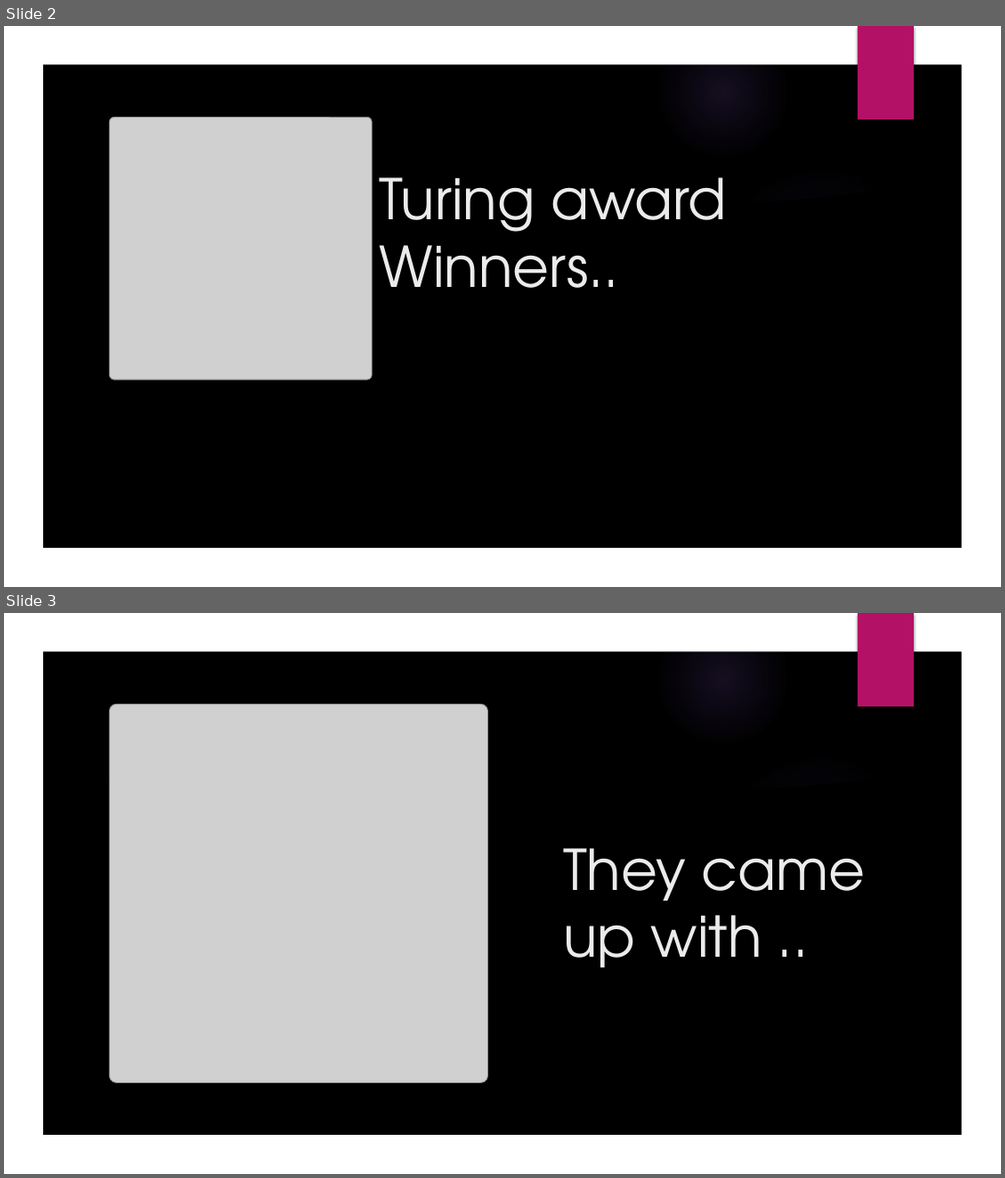
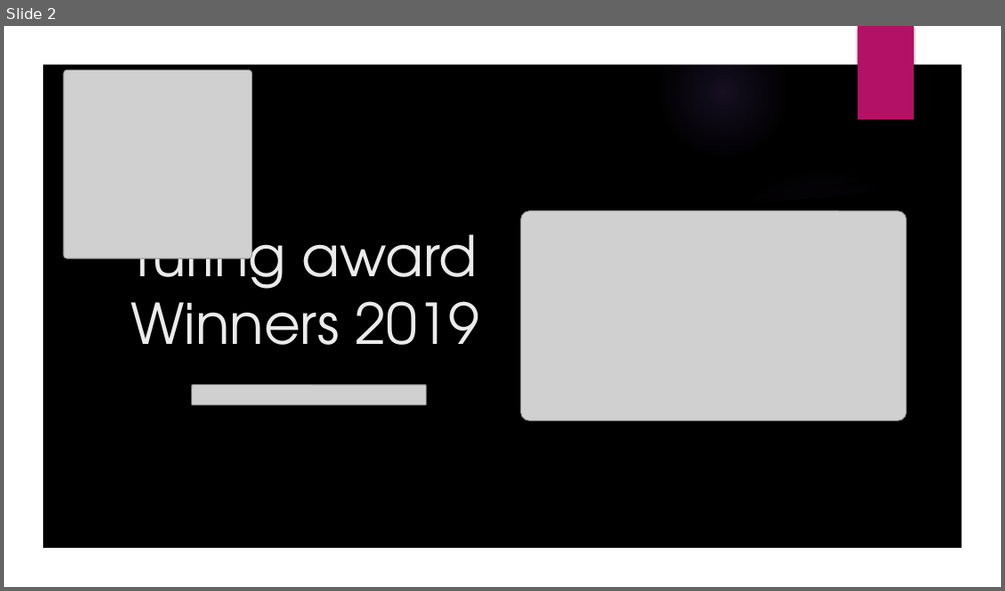
Before and after one commit to GallagherStephen/ResearchMethodsPresentation, a slide deck: Research Methods in Computing Presentation.pptx. Shown one above the other, each under a label of ours: slides 2 and 3 before the commit, slide 2 after it. The pictures are 1005x1178 and 1005x591 pixels, drawn with LibreOffice and Linux fonts; fonts in the diff are those of the drawing; grey boxes stand for pictures; background and template pictures are left out. Boxes give left, top, right and bottom in pixels: in the first picture for what was removed or moved away, otherwise in the second. Text is boxed around its words. In the diff, an @@ line names an element or a change of style, - is before the commit and + after.

```diff
--- a/Research Methods in Computing Presentation.pptx
+++ b/Research Methods in Computing Presentation.pptx
@@ slide 3 removed at box(4, 613, 1001, 1174), background picture (left out); not listed: 7 template elements that a slide beside it also shows @@
@@ freeform shape removed at box(4, 613, 1001, 1174) @@
@@ freeform shape removed at box(4, 613, 1001, 1174) @@
@@ rectangle removed at box(858, 613, 914, 706) @@
@@ picture removed at box(109, 705, 488, 1083) @@
@@ title removed at box(563, 848, 866, 967) @@
-They came up with ..
@@ slide 2 changed as well @@
@@ picture: place and size @@
-picture at box(109, 118, 372, 379)
+picture at box(64, 70, 252, 258)
@@ picture added at box(521, 211, 906, 420) @@
@@ title at box(130, 217, 479, 345): text changed @@
-Turing award Winners..
+Turing award Winners 2019
@@ picture added at box(192, 385, 427, 405) @@
```
Also in this commit, not shown: 1 other slide changed, 3 slides added, 2 other slides removed.
